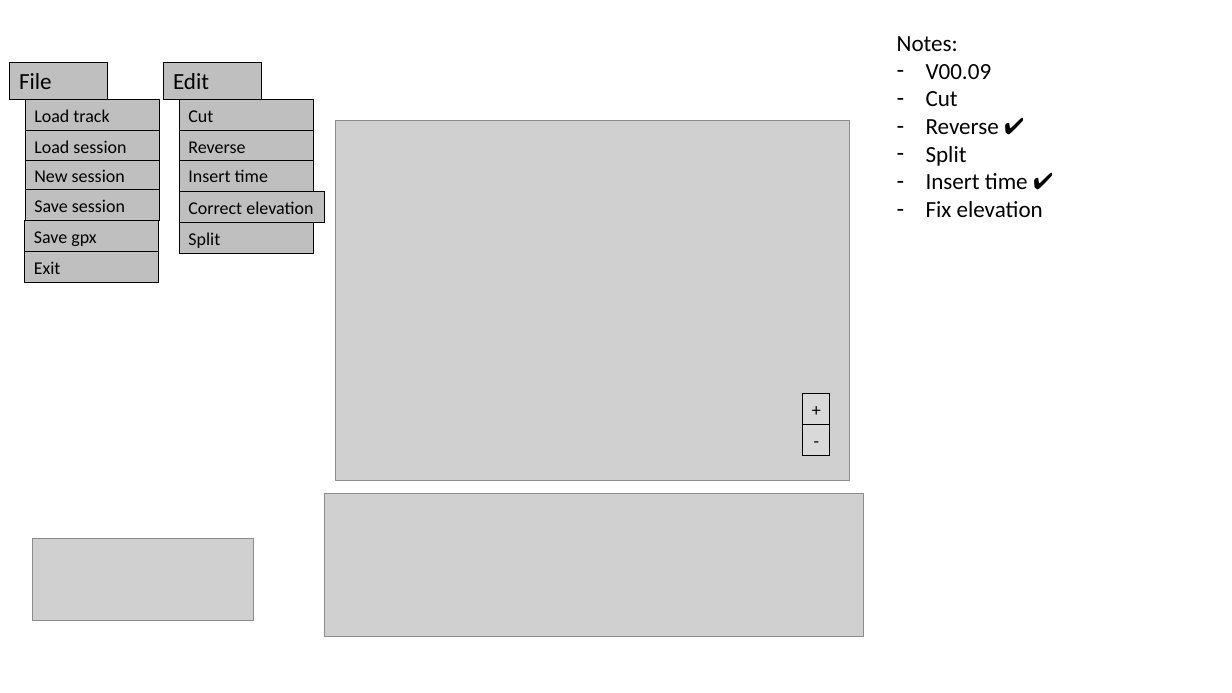
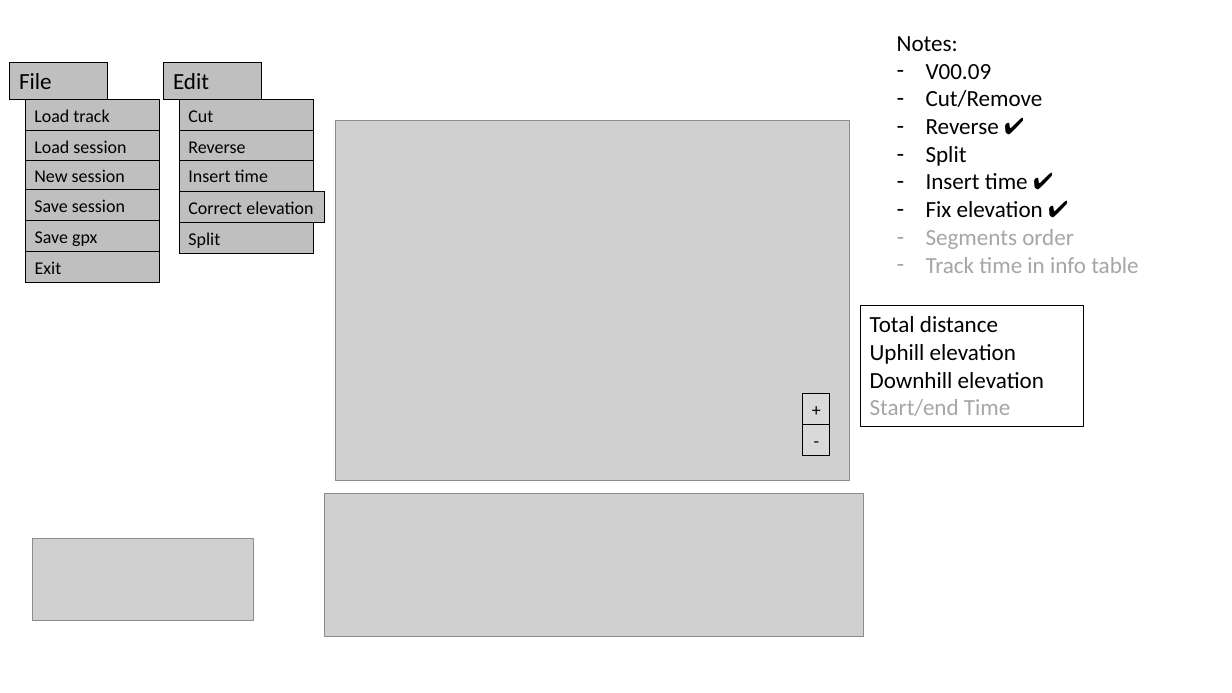
Before and after one commit to TrackEditor/TrackEditor, a slide deck: slide 11 of docs/gui_design.pptx. Drawn at 1232x693 pixels with LibreOffice and Linux fonts; fonts in the diff are those of the drawing; grey boxes stand for pictures. Boxes give left, top, right and bottom in pixels: in the first picture for what was removed or moved away, otherwise in the second. Text is boxed around its words. In the diff, an @@ line names an element or a change of style, - is before the commit and + after.

Commit message:
Fix elevation option implementation - Fix elevation by locating steep zone (threshold criteria) and use 3degree polynomial with n points around. - Warning SettingWithCopyWarning pending to be solved

```diff
--- a/docs/gui_design.pptx
+++ b/docs/gui_design.pptx
@@ text at box(926, 90, 1043, 107): text changed @@
-– Cut
+– Cut/Remove
@@ text at box(926, 201, 1138, 273): text changed; text colour #000000 to #A6A6A6 @@
-– Fix elevation
+– Fix elevation ✔
+– Segments order
+– Track time in info table
@@ rectangle added at box(860, 305, 1083, 426), outline #000000 0.5 pt, 18 pt, text #000000 @@
+Total distance
+Uphill elevation
+Downhill elevation
+Start/end Time
```
Also in this commit, not shown: 4 other files.
